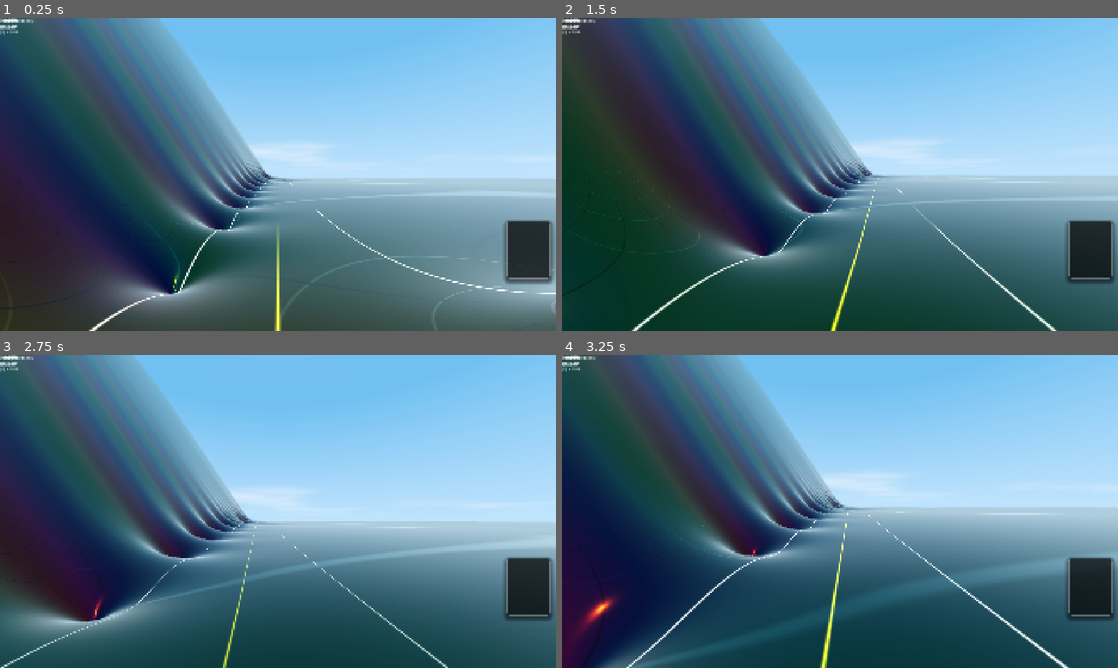
Above: before the commit, frames 1-4 (two rows, left to right).
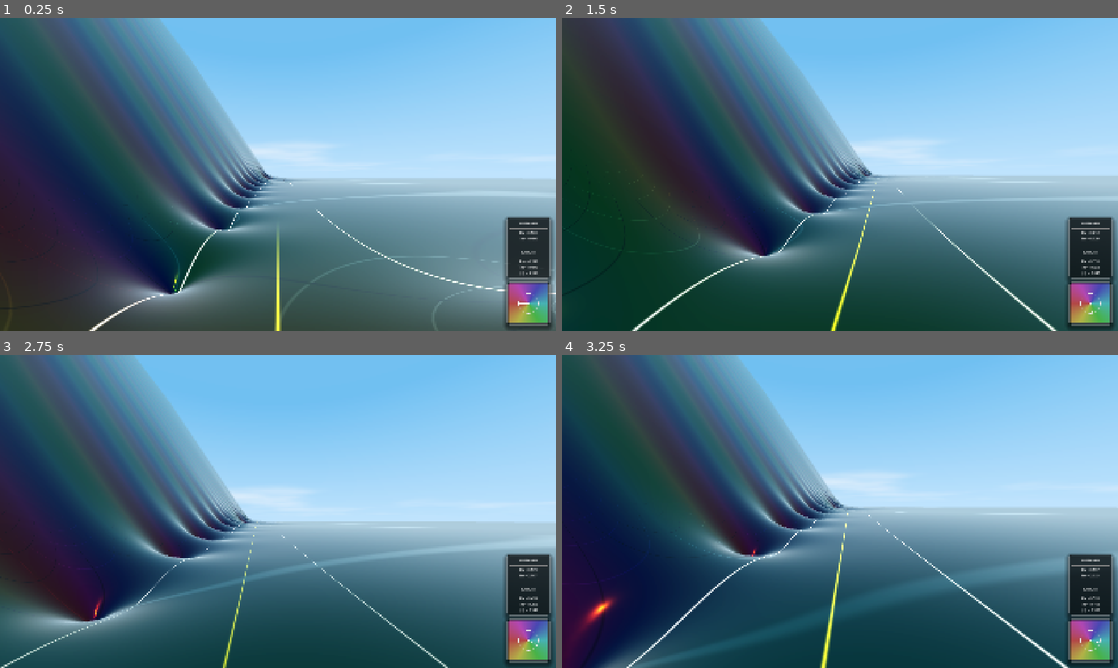
Above: after the commit, the same moments.

Repository: allanino/complex-functions-explorer
Game: Godot game, scene res://scenes/main.tscn
Same seed, same stepped clock (60 frames per second), same inputs: the game is played once before the commit and once after it.
Inputs (mouse positions are in pixels of both pictures, inside the frame that each line leads up to):
- Up to frame 1 (0.25 s): no input
- Up to frame 2 (1.5 s): tap Enter at 0.5 s; move the mouse to (867, 174) at 0.52 s; hold W (move_forward) from 0.53 s (still down); tap G at 0.6 s; tap Space at 0.77 s; move the mouse to (812, 174) at 1.27 s; tap N at 1.35 s
- Up to frame 3 (2.75 s): keep holding W (move_forward); tap Space at 1.52 s; move the mouse to (289, 505) at 2.02 s; tap C at 2.1 s
- Up to frame 4 (3.25 s): keep holding W (move_forward); move the mouse to (834, 517) at 2.77 s; tap Shift at 2.85 s; tap Space at 3.02 s

The runs differ from the first frame. In frame 1, 1.7% of the frame differs, in the area x 0-100%, y 0-100%; in frame 2, 1.8%; in frame 3, 1.8%; in frame 4, 1.8%.
Error before the commit: Invalid access to property or key 'material' on a base object of type 'null instance'. (res://scripts/hud.gd:602)

Commit message:
Refactor HUD for responsiveness and add HUD scaling option.
- Added `hud_scale` setting to `ConfigManager` (100% to 200%).
- Restructured `HUD` scene to support a two-column layout (`HUDStackLeft` and `HUDStackRight`).
- Implemented `_update_hud_layout` in `HUD` script to dynamically scale and redistribute HUD cards between columns based on available vertical space.
- Added a HUD Scale slider in the settings menu.
- Fixed hierarchy issues in `hud.tscn` that led to null references.

Co-authored-by: allanino <5325241+allanino@users.noreply.github.com>

Diff:
--- a/scenes/hud.tscn
+++ b/scenes/hud.tscn
@@ -274,47 +274,47 @@
 size_flags_horizontal = 3
 theme_override_styles/panel = SubResource("StyleBoxFlat_glass")
 
-[node name="MarginContainer" type="MarginContainer" parent="Control/HUDStack/ZerosPanel"]
+[node name="MarginContainer" type="MarginContainer" parent="Control/HUDColumns/HUDStackRight/ZerosPanel"]
 layout_mode = 2
 theme_override_constants/margin_left = 10
 theme_override_constants/margin_top = 10
 theme_override_constants/margin_right = 10
 theme_override_constants/margin_bottom = 10
 
-[node name="VBox" type="VBoxContainer" parent="Control/HUDStack/ZerosPanel/MarginContainer"]
-layout_mode = 2
-
-[node name="TitleLabel" type="Label" parent="Control/HUDStack/ZerosPanel/MarginContainer/VBox"]
+[node name="VBox" type="VBoxContainer" parent="Control/HUDColumns/HUDStackRight/ZerosPanel/MarginContainer"]
+layout_mode = 2
+
+[node name="TitleLabel" type="Label" parent="Control/HUDColumns/HUDStackRight/ZerosPanel/MarginContainer/VBox"]
 layout_mode = 2
 theme_override_font_sizes/font_size = 14
 text = "ZEROS DETECTED"
 horizontal_alignment = 1
 
-[node name="HSeparator" type="HSeparator" parent="Control/HUDStack/ZerosPanel/MarginContainer/VBox"]
-layout_mode = 2
-
-[node name="CountLabel" type="Label" parent="Control/HUDStack/ZerosPanel/MarginContainer/VBox"]
+[node name="HSeparator" type="HSeparator" parent="Control/HUDColumns/HUDStackRight/ZerosPanel/MarginContainer/VBox"]
+layout_mode = 2
+
+[node name="CountLabel" type="Label" parent="Control/HUDColumns/HUDStackRight/ZerosPanel/MarginContainer/VBox"]
 layout_mode = 2
 theme_override_font_sizes/font_size = 12
 text = "Count: 0"
 horizontal_alignment = 1
 
-[node name="RvmLabel" type="Label" parent="Control/HUDStack/ZerosPanel/MarginContainer/VBox"]
+[node name="RvmLabel" type="Label" parent="Control/HUDColumns/HUDStackRight/ZerosPanel/MarginContainer/VBox"]
 layout_mode = 2
 theme_override_colors/font_color = Color(0.7, 0.7, 0.7, 1)
 theme_override_font_sizes/font_size = 12
 text = "N(t) ≈ 0.00"
 horizontal_alignment = 1
 
-[node name="HSeparator2" type="HSeparator" parent="Control/HUDStack/ZerosPanel/MarginContainer/VBox"]
-layout_mode = 2
-
-[node name="Scroll" type="ScrollContainer" parent="Control/HUDStack/ZerosPanel/MarginContainer/VBox"]
+[node name="HSeparator2" type="HSeparator" parent="Control/HUDColumns/HUDStackRight/ZerosPanel/MarginContainer/VBox"]
+layout_mode = 2
+
+[node name="Scroll" type="ScrollContainer" parent="Control/HUDColumns/HUDStackRight/ZerosPanel/MarginContainer/VBox"]
 layout_mode = 2
 size_flags_vertical = 3
 horizontal_scroll_mode = 0
 
-[node name="ListLabel" type="Label" parent="Control/HUDStack/ZerosPanel/MarginContainer/VBox/Scroll"]
+[node name="ListLabel" type="Label" parent="Control/HUDColumns/HUDStackRight/ZerosPanel/MarginContainer/VBox/Scroll"]
 layout_mode = 2
 size_flags_horizontal = 3
 theme_override_font_sizes/font_size = 12
@@ -327,27 +327,27 @@
 size_flags_horizontal = 3
 theme_override_styles/panel = SubResource("StyleBoxFlat_glass")
 
-[node name="MarginContainer" type="MarginContainer" parent="Control/HUDStack/MonitorPanel"]
+[node name="MarginContainer" type="MarginContainer" parent="Control/HUDColumns/HUDStackRight/MonitorPanel"]
 layout_mode = 2
 theme_override_constants/margin_left = 10
 theme_override_constants/margin_top = 10
 theme_override_constants/margin_right = 10
 theme_override_constants/margin_bottom = 10
 
-[node name="VBox" type="VBoxContainer" parent="Control/HUDStack/MonitorPanel/MarginContainer"]
+[node name="VBox" type="VBoxContainer" parent="Control/HUDColumns/HUDStackRight/MonitorPanel/MarginContainer"]
 layout_mode = 2
 theme_override_constants/separation = 5
 
-[node name="TitleLabel" type="Label" parent="Control/HUDStack/MonitorPanel/MarginContainer/VBox"]
+[node name="TitleLabel" type="Label" parent="Control/HUDColumns/HUDStackRight/MonitorPanel/MarginContainer/VBox"]
 layout_mode = 2
 theme_override_font_sizes/font_size = 14
 text = "MONITOR"
 horizontal_alignment = 1
 
-[node name="HSeparator" type="HSeparator" parent="Control/HUDStack/MonitorPanel/MarginContainer/VBox"]
-layout_mode = 2
-
-[node name="FpsLabel" type="Label" parent="Control/HUDStack/MonitorPanel/MarginContainer/VBox"]
+[node name="HSeparator" type="HSeparator" parent="Control/HUDColumns/HUDStackRight/MonitorPanel/MarginContainer/VBox"]
+layout_mode = 2
+
+[node name="FpsLabel" type="Label" parent="Control/HUDColumns/HUDStackRight/MonitorPanel/MarginContainer/VBox"]
 layout_mode = 2
 theme_override_font_sizes/font_size = 12
 text = "FPS: 60"
@@ -359,43 +359,43 @@
 size_flags_horizontal = 3
 theme_override_styles/panel = SubResource("StyleBoxFlat_glass")
 
-[node name="MarginContainer" type="MarginContainer" parent="Control/HUDStack/InfoPanel"]
+[node name="MarginContainer" type="MarginContainer" parent="Control/HUDColumns/HUDStackRight/InfoPanel"]
 layout_mode = 2
 theme_override_constants/margin_left = 10
 theme_override_constants/margin_top = 10
 theme_override_constants/margin_right = 10
 theme_override_constants/margin_bottom = 10
 
-[node name="VBox" type="VBoxContainer" parent="Control/HUDStack/InfoPanel/MarginContainer"]
+[node name="VBox" type="VBoxContainer" parent="Control/HUDColumns/HUDStackRight/InfoPanel/MarginContainer"]
 layout_mode = 2
 theme_override_constants/separation = 5
 
-[node name="DomainTitle" type="Label" parent="Control/HUDStack/InfoPanel/MarginContainer/VBox"]
+[node name="DomainTitle" type="Label" parent="Control/HUDColumns/HUDStackRight/InfoPanel/MarginContainer/VBox"]
 layout_mode = 2
 theme_override_font_sizes/font_size = 14
 text = "DOMAIN"
 horizontal_alignment = 1
 
-[node name="HSeparator3" type="HSeparator" parent="Control/HUDStack/InfoPanel/MarginContainer/VBox"]
-layout_mode = 2
-
-[node name="DomainLabel" type="Label" parent="Control/HUDStack/InfoPanel/MarginContainer/VBox"]
+[node name="HSeparator3" type="HSeparator" parent="Control/HUDColumns/HUDStackRight/InfoPanel/MarginContainer/VBox"]
+layout_mode = 2
+
+[node name="DomainLabel" type="Label" parent="Control/HUDColumns/HUDStackRight/InfoPanel/MarginContainer/VBox"]
 layout_mode = 2
 theme_override_font_sizes/font_size = 12
 text = "Re = 0.000
 Im = 0.000"
 horizontal_alignment = 1
 
-[node name="TargetTitle" type="Label" parent="Control/HUDStack/InfoPanel/MarginContainer/VBox"]
+[node name="TargetTitle" type="Label" parent="Control/HUDColumns/HUDStackRight/InfoPanel/MarginContainer/VBox"]
 layout_mode = 2
 theme_override_font_sizes/font_size = 14
 text = "\nTARGET"
 horizontal_alignment = 1
 
-[node name="HSeparator5" type="HSeparator" parent="Control/HUDStack/InfoPanel/MarginContainer/VBox"]
-layout_mode = 2
-
-[node name="TargetLabel" type="Label" parent="Control/HUDStack/InfoPanel/MarginContainer/VBox"]
+[node name="HSeparator5" type="HSeparator" parent="Control/HUDColumns/HUDStackRight/InfoPanel/MarginContainer/VBox"]
+layout_mode = 2
+
+[node name="TargetLabel" type="Label" parent="Control/HUDColumns/HUDStackRight/InfoPanel/MarginContainer/VBox"]
 layout_mode = 2
 theme_override_font_sizes/font_size = 12
 text = "Re = 0.000
@@ -410,23 +410,23 @@
 ratio = 1.0
 stretch_mode = 0
 
-[node name="ComplexPanel" type="PanelContainer" parent="Control/HUDStack/ComplexAspect"]
+[node name="ComplexPanel" type="PanelContainer" parent="Control/HUDColumns/HUDStackRight/ComplexAspect"]
 layout_mode = 2
 theme_override_styles/panel = SubResource("StyleBoxFlat_glass")
 
-[node name="MarginContainer" type="MarginContainer" parent="Control/HUDStack/ComplexAspect/ComplexPanel"]
+[node name="MarginContainer" type="MarginContainer" parent="Control/HUDColumns/HUDStackRight/ComplexAspect/ComplexPanel"]
 layout_mode = 2
 theme_override_constants/margin_left = 5
 theme_override_constants/margin_top = 5
 theme_override_constants/margin_right = 5
 theme_override_constants/margin_bottom = 5
 
-[node name="ClipPanel" type="PanelContainer" parent="Control/HUDStack/ComplexAspect/ComplexPanel/MarginContainer"]
+[node name="ClipPanel" type="PanelContainer" parent="Control/HUDColumns/HUDStackRight/ComplexAspect/ComplexPanel/MarginContainer"]
 layout_mode = 2
 theme_override_styles/panel = SubResource("StyleBoxFlat_mask")
 clip_children = 2
 
-[node name="ComplexPlane" type="ColorRect" parent="Control/HUDStack/ComplexAspect/ComplexPanel/MarginContainer/ClipPanel"]
+[node name="ComplexPlane" type="ColorRect" parent="Control/HUDColumns/HUDStackRight/ComplexAspect/ComplexPanel/MarginContainer/ClipPanel"]
 material = SubResource("ShaderMaterial_1")
 mouse_filter = 2
 layout_mode = 2
